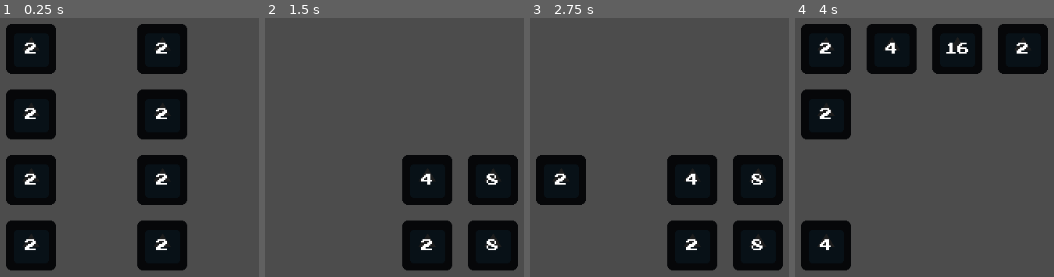
Above: before the commit, frames 1-4 (left to right).
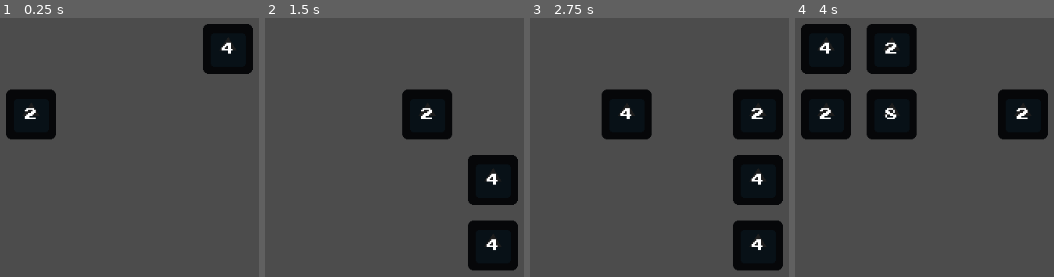
Above: after the commit, the same moments.

Repository: luiz734/2048
Game: Godot game, scene res://Main.tscn
Two runs of this game, one before a commit and one after it. Both use one fixed random seed, a clock stepped at 60 frames per second and the inputs below. The engine's default icon, where the game draws it, is replaced by a stand-in: a white triangle on a blue panel in a dark square.
Inputs:
- Up to frame 1 (0.25 s): no input
- Up to frame 2 (1.5 s): tap Enter at 0.5 s; hold Right (ui_right) 0.53-1.28 s; tap Space at 1.25 s; hold Down (ui_down) from 1.28 s (still down)
- Up to frame 3 (2.75 s): tap Enter at 2 s; release Down (ui_down) at 2.03 s; hold Right (ui_right) from 2.03 s (still down)
- Up to frame 4 (4 s): tap Space at 2.75 s; release Right (ui_right) at 2.78 s; hold Up (ui_up) 2.78-3.53 s; tap Enter at 3.5 s; hold Left (ui_left) from 3.53 s (still down)

The runs differ from the first frame. In frame 1, 30% of the frame differs, in the area x 2-98%, y 2-98%; in frame 2, 11%; in frame 3, 19%; in frame 4, 19%.

Commit message:
Animation working

Diff:
--- a/Block.gd
+++ b/Block.gd
@@ -1,7 +1,30 @@
 extends Node2D
 
+var _animator: Tween
+
+signal reached_other
+
+func _ready():
+	assert(_animator, "Missing animator on block %s" % [name])
 func get_type():
 	return $Label.text
 
 func set_type(type):
 	$Label.text = str(type)
+
+func disapear():
+	queue_free()
+
+func move_to(new_pos: Vector2) -> void:
+	_animator.interpolate_property(self, "position", position, new_pos, .1, Tween.TRANS_LINEAR, Tween.EASE_OUT)
+	_animator.start()
+
+func move_and_disapear(new_pos: Vector2) -> void:
+	_animator.interpolate_property(self, "position", position, new_pos, .1, Tween.TRANS_LINEAR, Tween.EASE_OUT)
+	_animator.start()
+	yield(_animator, "tween_completed")
+	emit_signal("reached_other")
+	disapear()
+
+func double_type():
+	set_type(2 * int(get_type()))
--- a/GameLogic.gd
+++ b/GameLogic.gd
@@ -15,23 +15,23 @@
 func _input(event):
 	if event.is_action_pressed("ui_up"):
 		_handle_action(Vector2.UP)
-		_ignored_blocks.clear()
-		_add_random_block()
 	if event.is_action_pressed("ui_right"):
 		_handle_action(Vector2.RIGHT)
-		_ignored_blocks.clear()
-		_add_random_block()
 	if event.is_action_pressed("ui_down"):
 		_handle_action(Vector2.DOWN)
-		_ignored_blocks.clear()
-		_add_random_block()
 	if event.is_action_pressed("ui_left"):
 		_handle_action(Vector2.LEFT)
-		_ignored_blocks.clear()
-		_add_random_block()
 
 func _handle_action(direction):
-	var next_state = _blocks
+	if $Tween.is_active():
+		return
+	var before_move = _blocks.duplicate()
+	_move_blocks(direction)
+	if not before_move == _blocks:
+		_add_random_block()
+	_ignored_blocks.clear()
+
+func _move_blocks(direction):
 	for index in range(_size * _size):
 		if not _is_index_valid(index) or not _blocks[index]:
 			continue
@@ -40,28 +40,34 @@
 		var next_pos = Vector2(col + direction.x, row + direction.y)
 		var next_index = int(_calc_index(next_pos.y, next_pos.x))
 
-		var same_row = row == _calc_row(next_index)
-		var same_col = col == _calc_col(next_index)
+		var same_row = row == _calc_row(next_index) and direction.y == 0
+		var same_col = col == _calc_col(next_index) and direction.x == 0
 
-		if not same_row and direction.y == 0:
-			continue
-		if not same_col and direction.x == 0:
+		if not same_row and not same_col:
 			continue
 		if not _is_index_valid(next_index):
 			continue
+
 		if _blocks[next_index]:
-			if _is_same_type(_blocks[index], _blocks[next_index]) and not _ignored_blocks.has(_blocks[index]) and not _ignored_blocks.has(_blocks[next_index]):
-				_blocks[index].queue_free()
+			var same_type = _is_same_type(_blocks[index], _blocks[next_index])
+			var index_not_ignored = not _ignored_blocks.has(_blocks[index])
+			var next_index_not_ignored = not _ignored_blocks.has(_blocks[next_index])
+
+			if same_type and index_not_ignored and next_index_not_ignored:
+				var pos = _calc_screen_position(next_index)
+				_blocks[index].connect("reached_other", _blocks[next_index], "double_type")
+				_blocks[index].move_and_disapear(pos)
 				_blocks[index] = null
-				_blocks[next_index].set_type(2 * int(_blocks[next_index].get_type()))
+#				_blocks[next_index].set_type(2 * int(_blocks[next_index].get_type()))
 				_ignored_blocks.push_back(_blocks[next_index])
-				_handle_action(direction)
-			continue
-
-		_blocks[next_index] = _blocks[index]
-		_blocks[index] = null
-		_update_screen_pos(_blocks[next_index], next_index)
-		_handle_action(direction)
+				_move_blocks(direction)
+		else:
+			var pos = _calc_screen_position(next_index)
+			_blocks[index].move_to(pos)
+			_blocks[next_index] = _blocks[index]
+			_blocks[index] = null
+#			_update_screen_pos(_blocks[next_index], next_index)
+			_move_blocks(direction)
 
 func _update_screen_pos(block, new_index):
 	var pos = _calc_screen_position(new_index)
@@ -93,6 +99,8 @@
 	return _blocks.find(block)
 
 func _add_random_block():
+	if $Tween.is_active():
+		yield($Tween, "tween_all_completed")
 	if _blocks.count(null) == 0:
 		print("No more movements")
 		return
@@ -107,18 +115,14 @@
 	var block = Block.instance()
 	block.position = _calc_screen_position(rand_index)
 	block.name = "block %s-%s (%s)" % [_calc_row(rand_index), _calc_col(rand_index), rand_index]
+	block._animator = $Tween
 	block.set_type(rand_type)
 	add_child(block)
 	_blocks[rand_index] = block
 
 
-
 func _init_blocks():
 	for i in range(_size * _size):
-		var block = null
-		if i % 2 == 0:
-			block = Block.instance()
-			block.position = _calc_screen_position(i)
-			block.name = "block %s-%s (%s)" % [_calc_row(i), _calc_col(i), i]
-			add_child(block)
-		_blocks.push_back(block)
+		_blocks.push_back(null)
+	_add_random_block()
+	_add_random_block()
--- a/Main.tscn
+++ b/Main.tscn
@@ -5,3 +5,5 @@
 [node name="Main" type="Node2D"]
 position = Vector2( 64, 64 )
 script = ExtResource( 2 )
+
+[node name="Tween" type="Tween" parent="."]
